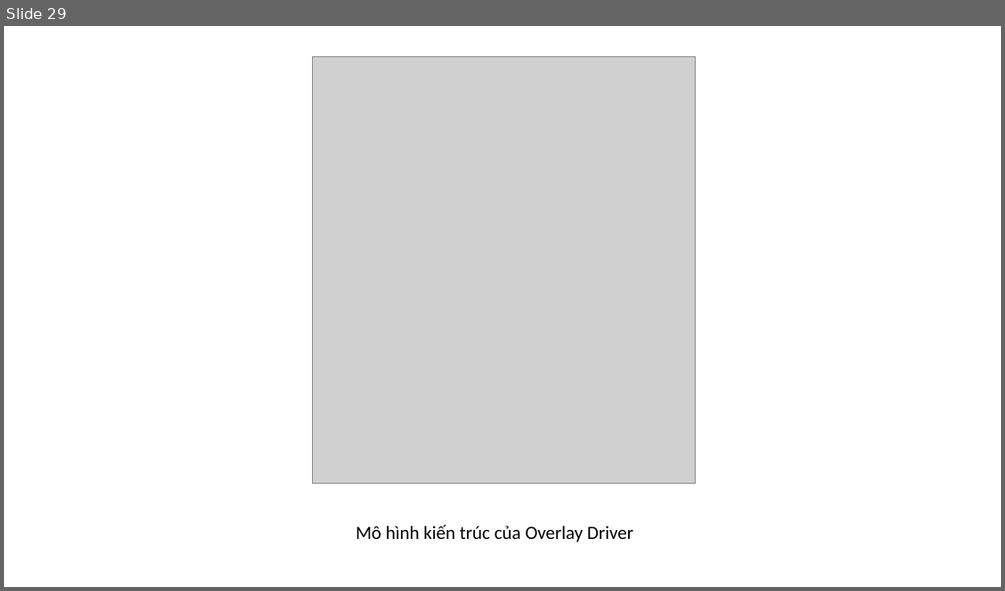
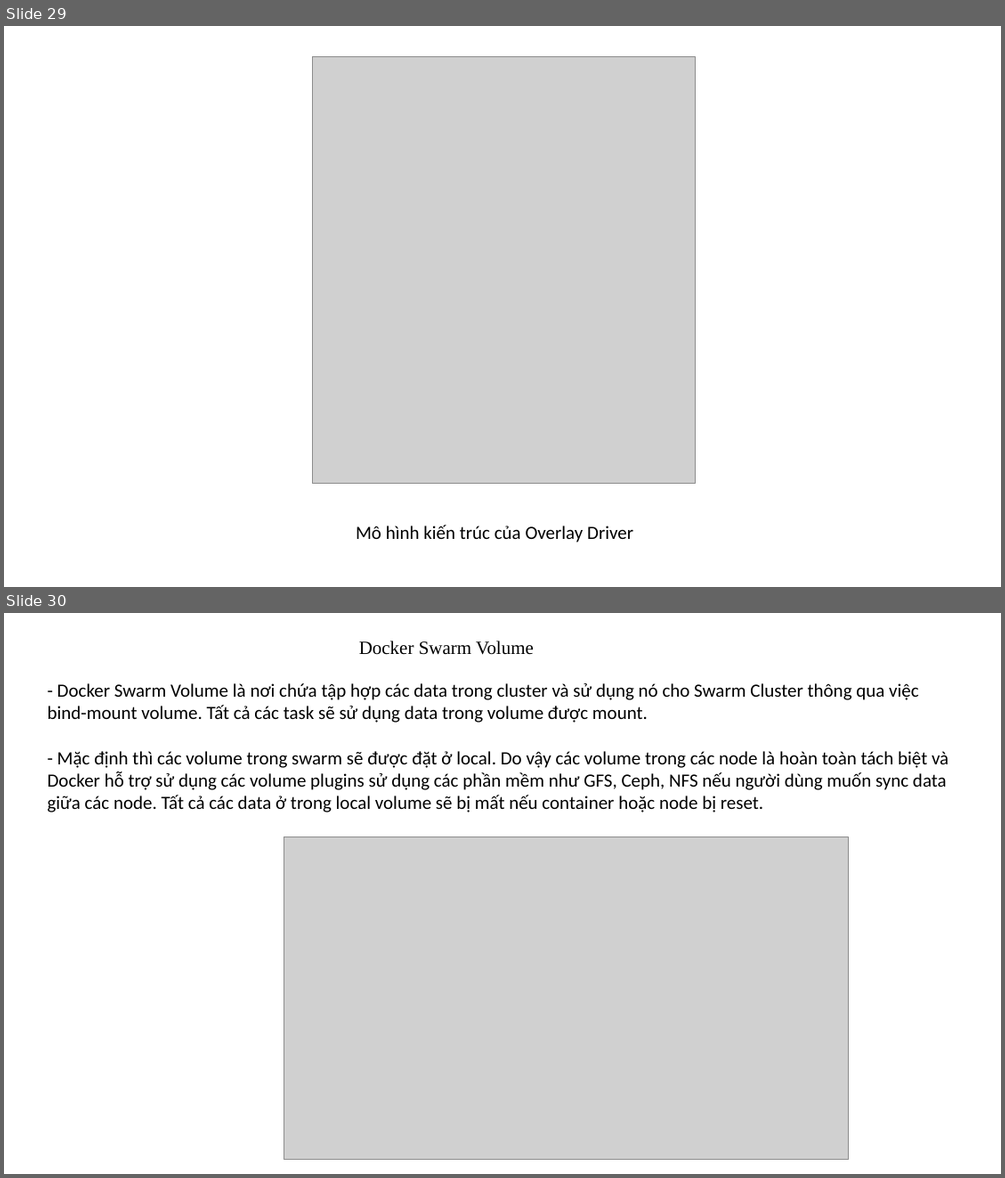
Before and after one commit to kidluc/Docker-Swarm, a slide deck: report.pptx. Shown one above the other, each under a label of ours: slide 29 before the commit, slides 29 and 30 after it. The pictures are 1005x591 and 1005x1178 pixels, drawn with LibreOffice and Linux fonts; fonts in the diff are those of the drawing; grey boxes stand for pictures. Boxes give left, top, right and bottom in pixels: in the first picture for what was removed or moved away, otherwise in the second. Text is boxed around its words. In the diff, an @@ line names an element or a change of style, - is before the commit and + after.

```diff
--- a/report.pptx
+++ b/report.pptx
@@ slide 30 added at <box>4,613,1001,1174</box>, background #FFFFFF @@
@@ text added at <box>359,641,534,655</box>, 18 pt, text #000000 @@
+Docker Swarm Volume
@@ text added at <box>48,683,948,812</box>, 18 pt, text #000000 @@
+- Docker Swarm Volume là nơi chứa tập hợp các data trong cluster và sử dụng nó cho Swarm Cluster thông qua việc bind-mount volume. Tất cả các task sẽ sử dụng data trong volume được mount.
+- Mặc định thì các volume trong swarm sẽ được đặt ở local. Do vậy các volume trong các node là hoàn toàn tách biệt và Docker hỗ trợ sử dụng các volume plugins sử dụng các phần mềm như GFS, Ceph, NFS nếu người dùng muốn sync data giữa các node. Tất cả các data ở trong local volume sẽ bị mất nếu container hoặc node bị reset.
@@ picture added at <box>284,837,849,1159</box> @@
```
Also in this commit, not shown: 1 other slide added, 4 other files.
